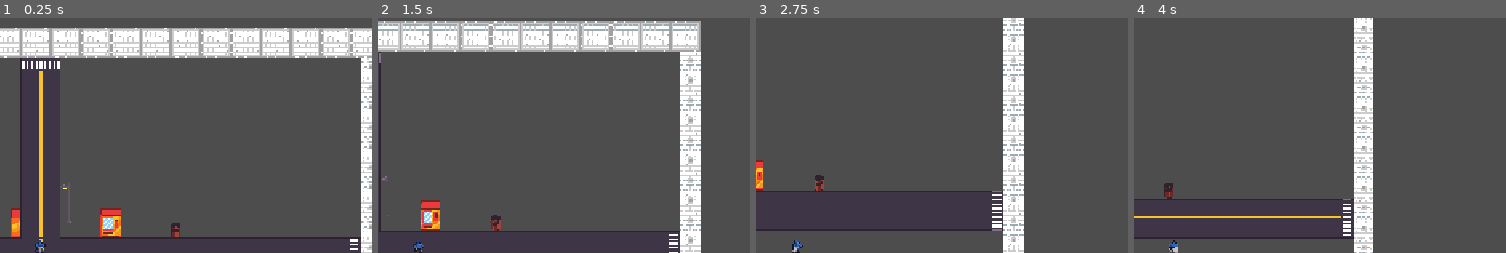
Above: before the commit, frames 1-4 (left to right).
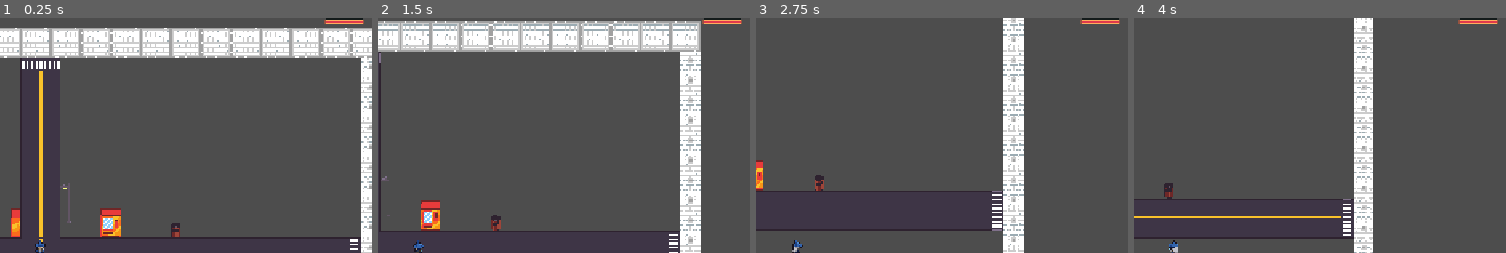
Above: after the commit, the same moments.

Repository: leobragaa/carnaval-game-godot
Game: Godot game, scene res://scenes/game_process.tscn
Two runs of this game, one before a commit and one after it. Both use one fixed random seed, a clock stepped at 60 frames per second and the inputs below.
Inputs:
- Up to frame 1 (0.25 s): no input
- Up to frame 2 (1.5 s): tap Enter at 0.5 s; hold D (right) 0.53-1.28 s; tap W (top) at 0.6, 1.35 s; hold S (down) from 1.28 s (still down)
- Up to frame 3 (2.75 s): release S (down) at 2.03 s; hold D (right) from 2.03 s (still down); tap W (top) at 2.1 s
- Up to frame 4 (4 s): tap W (top) at 2.85, 3.6 s; release D (right) at 3.53 s; hold A (left) from 3.53 s (still down)
The pictures show only the part of the screen within x 48-98%, y 0-50%; the shares and areas given below are measured in that part.

The runs differ from the first frame. In frame 1, 0.3% of the frame differs, in the area x 87-98%, y 0-3%; in frame 2, 0.3%; in frame 3, 0.3%; in frame 4, 0.3%.

Commit message:
feat: adicionando dano ao personagem

Diff:
--- a/entites/health_bar.tscn
+++ b/entites/health_bar.tscn
@@ -1,23 +1,20 @@
 [gd_scene format=3 uid="uid://b8sv3swd3jlhw"]
 
-[ext_resource type="Script" uid="uid://cjt6wtwt8us7w" path="res://scripts/progress_bar.gd" id="1_luf5e"]
 [ext_resource type="Texture2D" uid="uid://d7cpiolpg7pu" path="res://sprites/HealthBar/healthbarUnder.png" id="2_vkxal"]
 [ext_resource type="Texture2D" uid="uid://b4ch176pob06i" path="res://sprites/HealthBar/healthbarProgress.png" id="3_dnuub"]
+[ext_resource type="Script" uid="uid://7o2xri6o62rf" path="res://scripts/texture_progress_bar.gd" id="3_vkxal"]
 
 [node name="HealthBar" type="CanvasLayer" unique_id=427102975]
 
-[node name="ProgressBar" type="ProgressBar" parent="." unique_id=1544937087]
+[node name="TextureProgressBar" type="TextureProgressBar" parent="." unique_id=1046888083 groups=["BaseCharacter", "Player"]]
 anchors_preset = 1
 anchor_left = 1.0
 anchor_right = 1.0
-offset_left = -4.0
-offset_bottom = 27.0
+offset_left = -187.0
+offset_top = 1.0
+offset_right = -1.0
+offset_bottom = 54.0
 grow_horizontal = 0
-value = 100.0
-script = ExtResource("1_luf5e")
-
-[node name="TextureProgressBar" type="TextureProgressBar" parent="." unique_id=1046888083]
-offset_right = 40.0
-offset_bottom = 40.0
 texture_under = ExtResource("2_vkxal")
 texture_progress = ExtResource("3_dnuub")
+script = ExtResource("3_vkxal")
--- a/entities/player.tscn
+++ b/entities/player.tscn
@@ -90,7 +90,6 @@
 [sub_resource type="Animation" id="Animation_b0kkn"]
 resource_name = "idle_front"
 length = 0.6
-loop_mode = 1
 step = 0.1
 tracks/0/type = "value"
 tracks/0/imported = false
--- a/project.godot
+++ b/project.godot
@@ -67,6 +67,11 @@
 , Object(InputEventJoypadMotion,"resource_local_to_scene":false,"resource_name":"","device":-1,"axis":1,"axis_value":1.0,"script":null)
 ]
 }
+test_danage={
+"deadzone": 0.2,
+"events": [Object(InputEventKey,"resource_local_to_scene":false,"resource_name":"","device":-1,"window_id":0,"alt_pressed":false,"shift_pressed":false,"ctrl_pressed":false,"meta_pressed":false,"pressed":false,"keycode":0,"physical_keycode":75,"key_label":0,"unicode":107,"location":0,"echo":false,"script":null)
+]
+}
 
 [physics]
 
--- a/scenes/game_process.tscn
+++ b/scenes/game_process.tscn
@@ -3,6 +3,7 @@
 [ext_resource type="PackedScene" uid="uid://bud5t8gpthpba" path="res://scenes/tarreno.tscn" id="1_6jnn5"]
 [ext_resource type="PackedScene" uid="uid://citcqe477jrqu" path="res://entities/player.tscn" id="2_13nf1"]
 [ext_resource type="PackedScene" uid="uid://m477d8plor6e" path="res://entities/camera_2d.tscn" id="3_13nf1"]
+[ext_resource type="PackedScene" uid="uid://b8sv3swd3jlhw" path="res://entites/health_bar.tscn" id="4_ia6rr"]
 
 [node name="GameProcess" type="Node2D" unique_id=1847351954]
 
@@ -12,3 +13,5 @@
 
 [node name="Camera2D" parent="." unique_id=900677962 instance=ExtResource("3_13nf1")]
 limit_bottom = 10000000
+
+[node name="HealthBar" parent="." unique_id=427102975 instance=ExtResource("4_ia6rr")]
--- a/scripts/base_characte.gd
+++ b/scripts/base_characte.gd
@@ -1,6 +1,9 @@
 extends CharacterBody2D
 
 class_name BaseCharacter
+
+signal health_changed(curret_health: int, max_health: int)
+signal caracter_died
 
 @export_category("Variables")
 @export var _move_speed: float = 128.0
@@ -9,11 +12,20 @@
 @export var _sprite2D:  Sprite2D
 @export var _animation: AnimationPlayer
 
+@export var max_health = 100
+@export var _tempo_invulnerabilidade: float = 1.0
+var _is_dead: bool = false
+var _tempo_invunerabilidade: float = 0.0
+
+var health: int = 5
 var _idle_direction: String = "idle_front"
 var _direction: Vector2 = Vector2.ZERO
 
-func _process(_delta: float) -> void:
-	pass
+func _ready() -> void:
+	add_to_group("player")
+
+	health = max_health
+	health_changed.emit(health, max_health)
 
 func _physics_process(_delta: float) -> void:
 	_move()
@@ -26,6 +38,9 @@
 
 func _animate() -> void:
 
+	if _animation == null:
+		return
+
 	if _direction == Vector2.ZERO:
 		_animation.play(_idle_direction)
 		return
@@ -37,13 +52,10 @@
 			_sprite2D.flip_h = false
 			_animation.play("run_right")
 
-
-		elif _direction.x < 0:
+		else:
 			_idle_direction = "idle_left"
 			_sprite2D.flip_h = 	 false
 			_animation.play("run_left")
-
-
 	else:
 		if _direction.y > 0:
 			_animation.play("run_front")
@@ -52,7 +64,27 @@
 			_animation.play("run_up")
 			_idle_direction = "idle_up"
 
+func take_damage(amount: int) -> void:
+	if _is_dead:
+		return
+	if _tempo_invunerabilidade > 0:
+		return
 
+	health -= amount
+	health = clampi(health, 0, max_health)
+
+	_tempo_invunerabilidade = _tempo_invunerabilidade
+	healthChanged()
+
+func morte() -> void:
+	if _is_dead:
+		return
+	_is_dead = true
+	velocity = Vector2.ZERO
+	caracter_died.emit()
+
+func healthChanged():
+	health_changed.emit(health, max_health)
 
 func _on_animation_player_on_animation_finished(_anim_name: StringName) -> void:
-	pass # Replace with function body.
+	pass
--- a/scripts/progress_bar.gd
+++ /dev/null
@@ -1,11 +0,0 @@
-extends ProgressBar
-
-@export var player: Player
-
-
-func _ready() -> void:
-	player.healthChanged.connect(update)
-	update()
-
-func update():
-	value = player.currentHealth * 100 / player
--- /dev/null
+++ b/scripts/texture_progress_bar.gd
@@ -0,0 +1,16 @@
+extends TextureProgressBar
+
+@export var player: BaseCharacter
+
+
+func _ready() -> void:
+	player = get_tree().get_first_node_in_group("player") as BaseCharacter
+	player.health_changed.connect(update)
+
+	max_value = player.max_health
+	value = player.health
+
+	update()
+
+func update(_current_health: int = 0, _max_health: int = 0) -> void:
+	value = (float(player.health) / player.max_health) * 100
Not shown, removed: scripts/progress_bar.gd.uid
Not shown, added: scripts/texture_progress_bar.gd.uid
